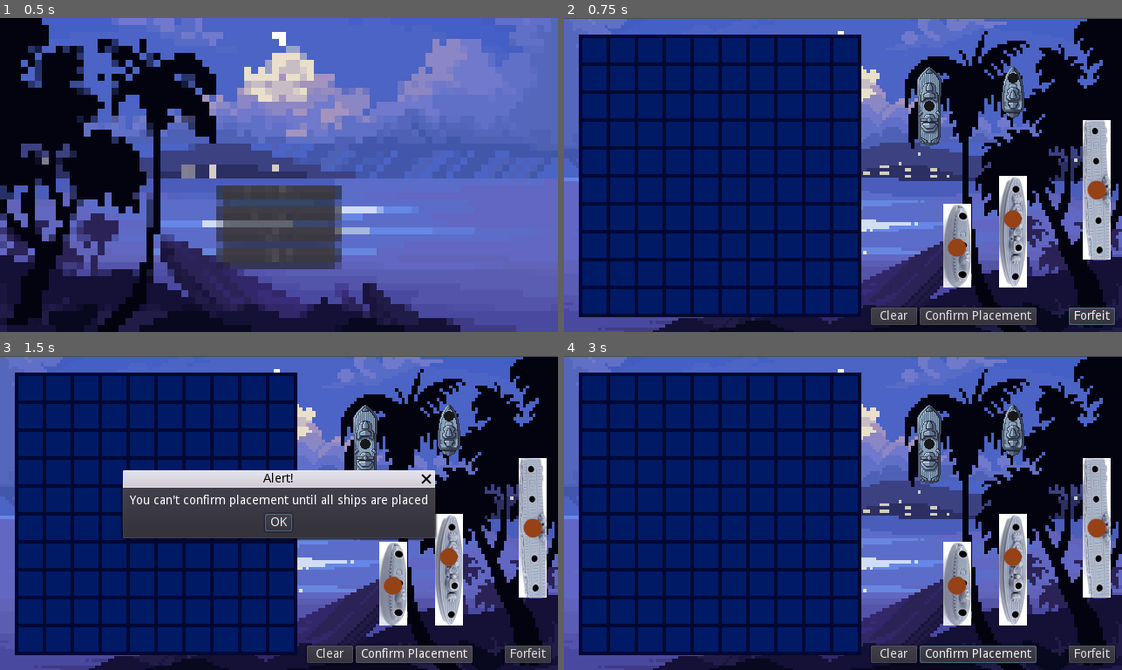
Above: before the commit, frames 1-4 (two rows, left to right).
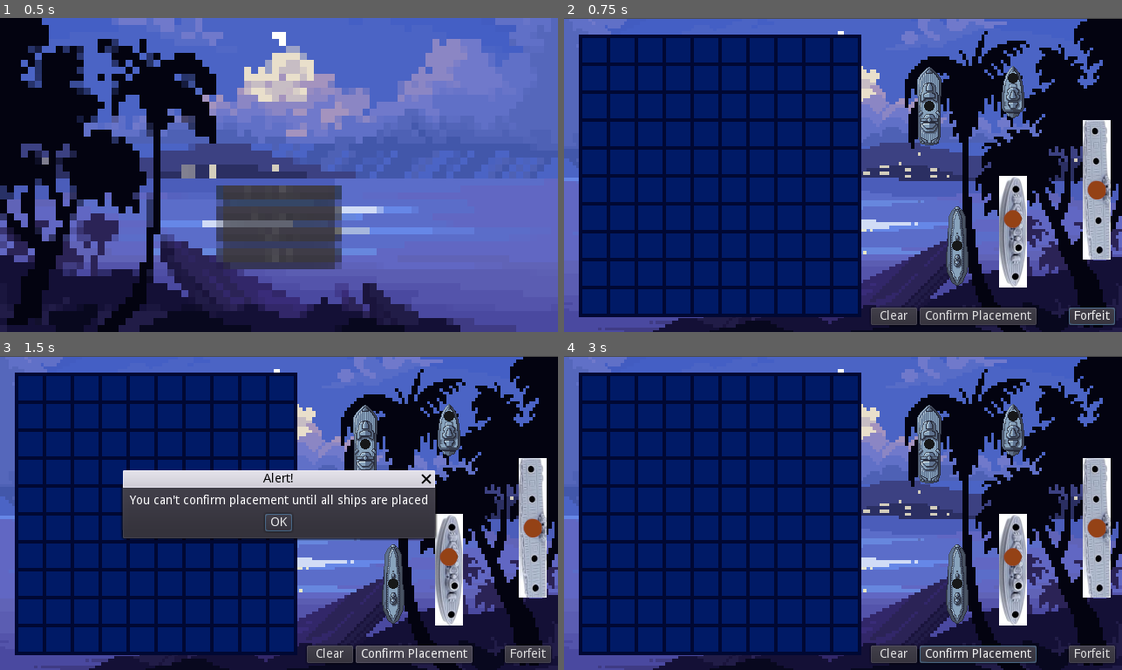
Above: after the commit, the same moments.

Repository: JohnBreaux/Boat-Battle
Game: Godot game, scene res://scenes/Main.tscn
Two runs of this game, one before a commit and one after it. Both use one fixed random seed, a clock stepped at 60 frames per second and the inputs below.
Inputs:
- Up to frame 1 (0.5 s): no input
- Up to frame 2 (0.75 s): click "Single Player" at 0.5 s
- Up to frame 3 (1.5 s): click "Confirm Placement" at 1.25 s
- Up to frame 4 (3 s): click "Confirm Placement" at 2 s; click "OK" at 2.75 s

Frame 1 is identical in both runs. In frame 2, 1.3% of the frame differs, in the area x 67-73%, y 59-86%; in frame 3, 1.3%; in frame 4, 1.3%.

Commit message:
Created Sprite for Ship3B

Diff:
--- a/godot_ship/scenes/ships/3ShipB.tscn
+++ b/godot_ship/scenes/ships/3ShipB.tscn
@@ -1,7 +1,7 @@
 [gd_scene load_steps=4 format=2]
 
 [ext_resource path="res://script/game/moveShip.gd" type="Script" id=1]
-[ext_resource path="res://assets/game/3longShipBS.png" type="Texture" id=2]
+[ext_resource path="res://assets/game/3ShipB.png" type="Texture" id=2]
 
 [sub_resource type="RectangleShape2D" id=1]
 extents = Vector2( 16, 48 )
@@ -12,7 +12,7 @@
 custom_integrator = true
 script = ExtResource( 1 )
 
-[node name="3longShipBS" type="Sprite" parent="."]
+[node name="3ShipB_Sprite" type="Sprite" parent="."]
 texture = ExtResource( 2 )
 
 [node name="CollisionShape2D" type="CollisionShape2D" parent="."]
Binary file added: godot_ship/assets/game/3ShipB.png
Not shown, added: godot_ship/assets/game/3ShipB.png.import
